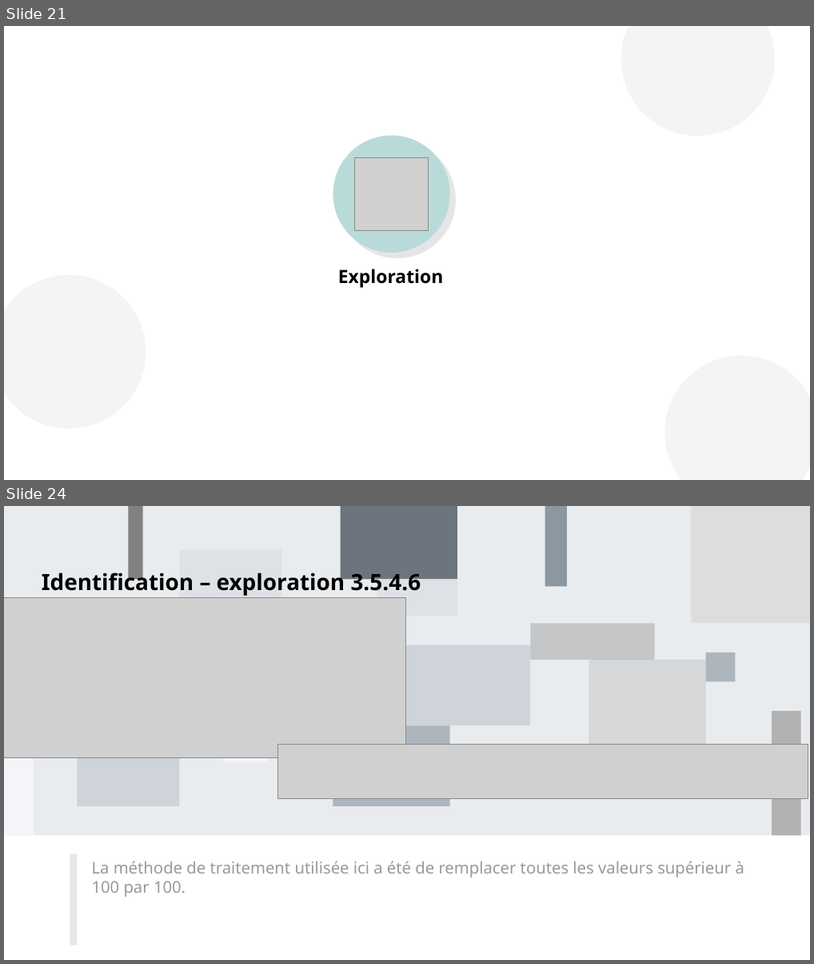
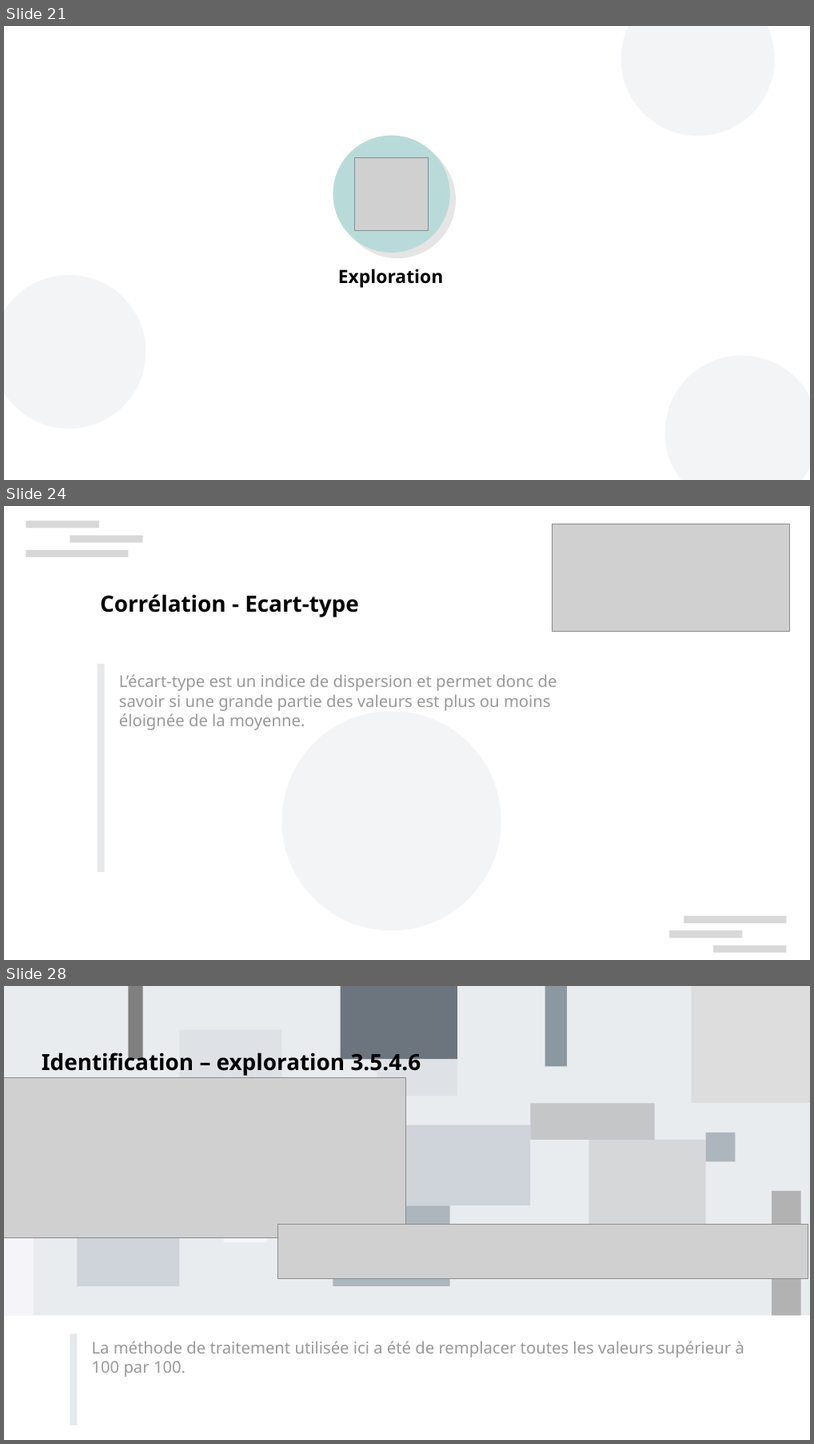
Before and after one commit to curiousmindflow/oc-ml-p2, a slide deck: report/P2_01_presentation.odp. Shown one above the other, each under a label of ours: slides 21 and 24 before the commit, slides 21, 24 and 28 after it; the slides between them are not shown. The pictures are 814x964 and 814x1444 pixels, drawn with LibreOffice and Linux fonts; fonts in the diff are those of the drawing; grey boxes stand for pictures; background and template pictures are left out. Boxes give left, top, right and bottom in pixels: in the first picture for what was removed or moved away, otherwise in the second. Text is boxed around its words. In the diff, an @@ line names an element or a change of style, - is before the commit and + after.

```diff
--- a/report/P2_01_presentation.odp
+++ b/report/P2_01_presentation.odp
@@ slide 24 added at (4,506,810,960), background #FFFFFF @@
@@ rectangle added at (26,520,99,528), fill #CCCCCC at 75% opacity @@
@@ picture added at (553,524,790,631) @@
@@ rectangle added at (26,550,128,557), fill #CCCCCC at 75% opacity @@
@@ rectangle added at (70,536,143,543), fill #CCCCCC at 75% opacity @@
@@ text added at (100,594,359,617), 22 pt, text #000000, bold @@
+Corrélation - Ecart-type
@@ rectangle added at (98,664,105,872), fill #CED4DA at 50% opacity @@
@@ text added at (119,674,558,730), 16 pt, text #999999 @@
+L’écart-type est un indice de dispersion et permet donc de savoir si une grande partie des valeurs est plus ou moins éloignée de la moyenne.
@@ ellipse added at (282,711,502,931), fill #8D99AE at 10% opacity @@
@@ rectangle added at (670,931,743,938), fill #CCCCCC at 75% opacity @@
@@ rectangle added at (685,916,787,923), fill #CCCCCC at 75% opacity @@
@@ rectangle added at (714,945,787,952), fill #CCCCCC at 75% opacity @@
@@ what was slide 24 is now slide 28 @@
```
Also in this commit, not shown: 3 slides changed, 3 other slides added, 5 other files.
